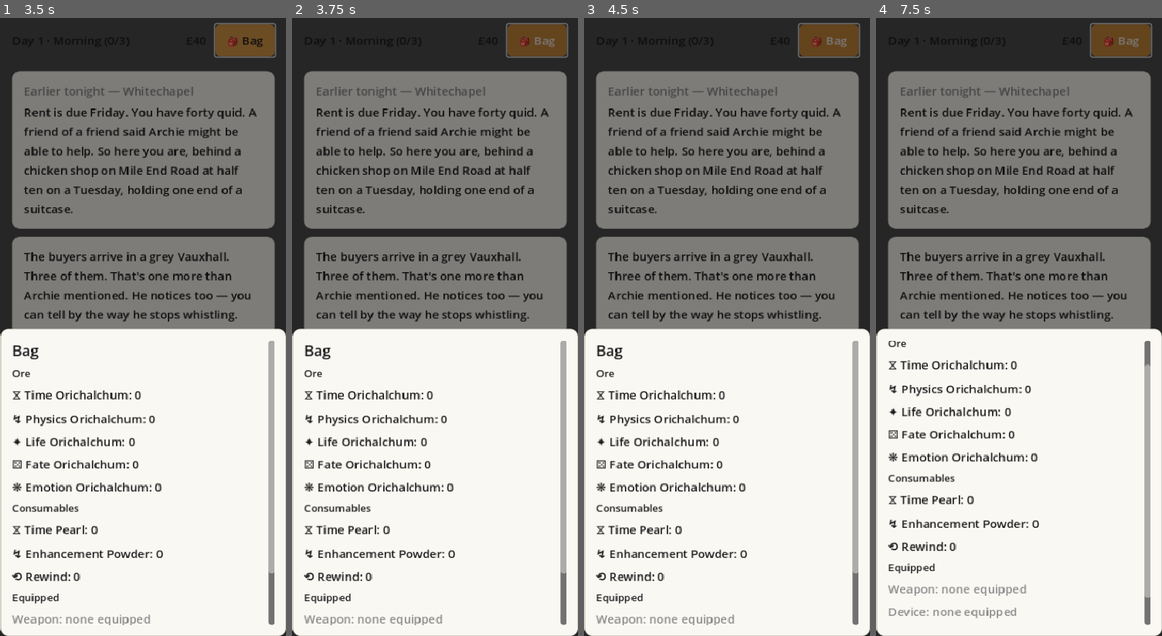
Above: before the commit, frames 1-4 (left to right).
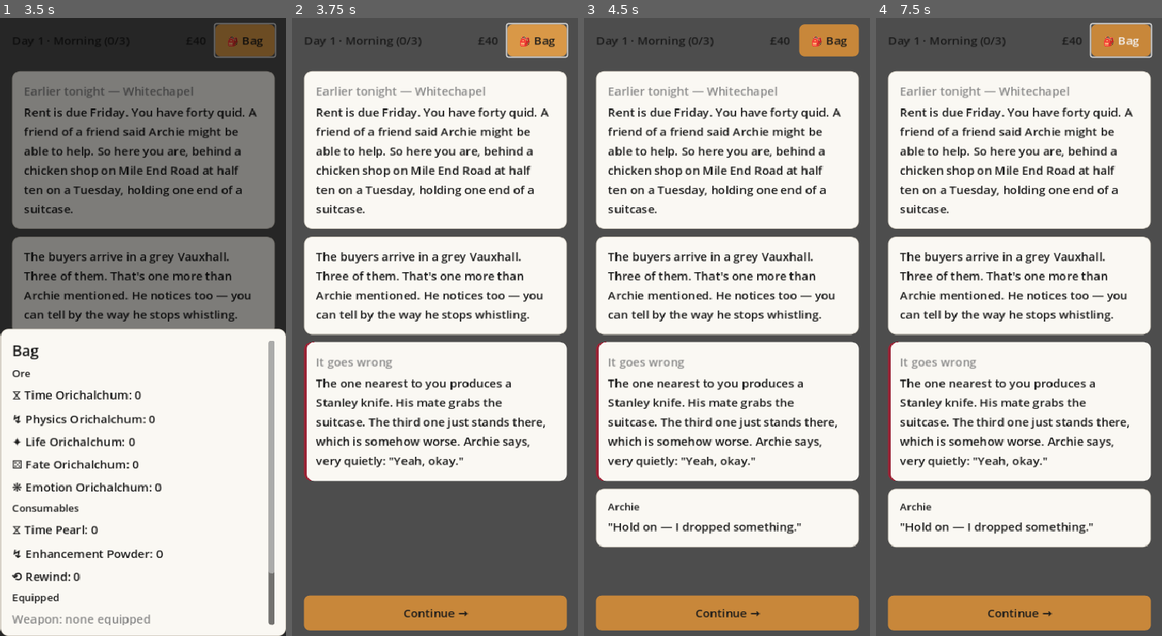
Above: after the commit, the same moments.

Repository: rdefm/veins-of-london
Game: Godot game, scene res://scenes/Main.tscn
Same seed, same stepped clock (60 frames per second), same inputs: the game is played once before the commit and once after it.
Inputs (mouse positions are in pixels of both pictures, inside the frame that each line leads up to):
- Up to frame 1 (3.5 s): click "New Game" at 0.5 s; click "Continue →" at 1.25 s; click "Continue →" at 2 s; click "🎒 Bag" at 2.75 s
- Up to frame 2 (3.75 s): click "🎒 Bag" at 3.5 s
- Up to frame 3 (4.5 s): click "Continue →" at 4.25 s
- Up to frame 4 (7.5 s): click "🎒 Bag" at 5 s; tap Enter at 5.75, 7.25 s; drag from (1019, 327) to (1047, 191) at 5.77 s; tap Space at 6.5 s; drag from (1019, 481) to (1004, 450) at 6.52 s; move the mouse to (1047, 191) at 7.27 s; click (1047, 191) at 7.42 s

Frame 1 is identical in both runs. In frame 2, 82% of the frame differs, in the area x 0-100%, y 0-100%; in frame 3, 75%; in frame 4, 76%.

Commit message:
0-bugfixes-12: close modals and Bag drawer on tap outside
_dim ColorRect in ModalLayer/BagDrawer was STOP-filtered with no
gui_input handler, silently swallowing outside taps and leaving the
only exit an explicit Close/Cancel/Decline button. Wires _dim.gui_input
to close on press, same pattern as map_controls.gd's filter drawer.
sell_menu, james_job_offer, and sale_result run their own Close/Cancel/
Decline button's side effect (clear sell state, decline job, nav home)
rather than a bare Modal.close(), so outside-tap never leaves state
half-applied.

Co-Authored-By: Claude Sonnet 5 <noreply@anthropic.com>
Claude-Session: https://claude.ai/code/session_01BUwqvnN5Zu1Hkzu1DkCAmE

Diff:
--- a/scenes/components/bag_drawer.gd
+++ b/scenes/components/bag_drawer.gd
@@ -31,6 +31,10 @@
 	_dim.color = Color(0, 0, 0, 0.5)
 	UI.anchor_full_rect(_dim)
 	_dim.mouse_filter = Control.MOUSE_FILTER_STOP
+	# Ticket 12: without this, STOP just swallows the tap silently, leaving
+	# scrolling to the explicit Close button as the only way out. Same
+	# pattern as map_controls.gd's filter drawer.
+	_dim.gui_input.connect(_on_dim_gui_input)
 	add_child(_dim)
 
 	var card := PanelContainer.new()
@@ -54,6 +58,11 @@
 
 	EventBus.state_changed.connect(_refresh)
 	_refresh()
+
+
+func _on_dim_gui_input(event: InputEvent) -> void:
+	if (event is InputEventMouseButton or event is InputEventScreenTouch) and event.pressed:
+		Bag.close()
 
 
 func _refresh() -> void:
--- a/scenes/components/modal_layer.gd
+++ b/scenes/components/modal_layer.gd
@@ -37,6 +37,10 @@
 	_dim.color = Color(0, 0, 0, 0.5)
 	UI.anchor_full_rect(_dim)
 	_dim.mouse_filter = Control.MOUSE_FILTER_STOP
+	# Ticket 12: without this, STOP just swallows the tap silently, leaving
+	# scrolling to an explicit Close/Cancel/Decline button as the only way
+	# out. Same pattern as map_controls.gd's filter drawer.
+	_dim.gui_input.connect(_on_dim_gui_input)
 	add_child(_dim)
 
 	_card = PanelContainer.new()
@@ -58,6 +62,35 @@
 
 	EventBus.state_changed.connect(_refresh)
 	_refresh()
+
+
+func _on_dim_gui_input(event: InputEvent) -> void:
+	if (event is InputEventMouseButton or event is InputEventScreenTouch) and event.pressed:
+		_dismiss_modal()
+
+
+# Ticket 12: tapping outside must run the same side effect as the modal's
+# own Close/Cancel/Decline button, not a bare Modal.close() that leaves
+# state half-applied — sell_menu's sellState selections, james_job_offer's
+# job-decline bookkeeping, and sale_result's return-to-home nav all need
+# that. Every other modal's own close button is a bare Modal.close() with no
+# side effect (checked against the full match in _build_modal_content()
+# above), so they fall through to the default. james_job_offer's Accept
+# isn't included here: it's a positive action, not the modal's dismiss path,
+# so outside-tap must not run it.
+func _dismiss_modal() -> void:
+	var modal = GameState.state["modal"]
+	if modal == null:
+		return
+	match modal.get("type", ""):
+		"sell_menu":
+			_on_sell_menu_cancel()
+		"james_job_offer":
+			_on_job_decline()
+		"sale_result":
+			_on_sale_result_close()
+		_:
+			Modal.close()
 
 
 func _refresh() -> void:
--- /dev/null
+++ b/tests/test_bag_drawer.gd
@@ -0,0 +1,43 @@
+extends "res://tests/test_base.gd"
+
+# Ticket 12: tapping outside the Bag drawer (_dim's gui_input) must close it,
+# same as its own Close button — which is a bare Bag.close() with no other
+# side effect (unlike sell_menu/james_job_offer in ModalLayer).
+#
+# BagDrawer.new() is safe to call _ready() on directly without adding it to
+# a live scene tree, same reasoning tests/test_map_controls.gd already
+# relies on for MapControls.
+
+
+func run() -> void:
+	run_case("tap_outside_the_open_bag_drawer_closes_it", func():
+		GameState.reset()
+		Bag.open()
+
+		var drawer := BagDrawer.new()
+		drawer._ready()
+
+		var tap := InputEventScreenTouch.new()
+		tap.pressed = true
+		drawer._on_dim_gui_input(tap)
+
+		assert_eq(GameState.state["bagDrawerOpen"], false, "outside tap closes the drawer")
+
+		drawer.free()
+	)
+
+	run_case("non_press_input_on_the_dim_does_not_close_the_drawer", func():
+		GameState.reset()
+		Bag.open()
+
+		var drawer := BagDrawer.new()
+		drawer._ready()
+
+		var release := InputEventScreenTouch.new()
+		release.pressed = false
+		drawer._on_dim_gui_input(release)
+
+		assert_eq(GameState.state["bagDrawerOpen"], true, "a release event doesn't dismiss the drawer")
+
+		drawer.free()
+	)
--- /dev/null
+++ b/tests/test_modal_layer.gd
@@ -0,0 +1,96 @@
+extends "res://tests/test_base.gd"
+
+# Ticket 12: tapping outside a modal (_dim's gui_input) must close it,
+# running the same side effect as that modal's own Close/Cancel/Decline
+# button — not a bare Modal.close() that would leave sellState half-applied
+# or skip james_job_offer's Jobs.decline_job() bookkeeping.
+#
+# ModalLayer.new() is safe to call _ready() on directly without adding it to
+# a live scene tree, same reasoning tests/test_map_controls.gd already
+# relies on for MapControls: nothing _ready() touches (UI.*, EventBus,
+# GameState) depends on get_tree()/get_viewport() having run.
+
+
+func _synthetic_tap() -> InputEventScreenTouch:
+	var event := InputEventScreenTouch.new()
+	event.pressed = true
+	return event
+
+
+func run() -> void:
+	run_case("tap_outside_a_no_side_effect_modal_just_closes_it", func():
+		GameState.reset()
+		Modal.open("seed_result", { "success": true, "oreType": "time" })
+
+		var layer := ModalLayer.new()
+		layer._ready()
+		layer._on_dim_gui_input(_synthetic_tap())
+
+		assert_eq(GameState.state["modal"], null, "outside tap closes the modal")
+
+		layer.free()
+	)
+
+	run_case("tap_outside_sell_menu_clears_sell_state_same_as_cancel", func():
+		GameState.reset()
+		GameState.state["sellState"] = { "ore_time": 2 }
+		Modal.open("sell_menu")
+
+		var layer := ModalLayer.new()
+		layer._ready()
+		layer._on_dim_gui_input(_synthetic_tap())
+
+		assert_eq(GameState.state["modal"], null, "outside tap closes sell_menu")
+		assert_eq(GameState.state["sellState"], {}, "sellState is cleared, same as tapping Cancel")
+
+		layer.free()
+	)
+
+	run_case("tap_outside_james_job_offer_declines_the_job_same_as_decline", func():
+		GameState.reset()
+		var job := { "recipeKey": "timePearl", "recipeName": "Time Pearl", "symbol": "⧖", "qty": 2, "payPerItem": 10, "totalPay": 20 }
+		GameState.state["jamesJob"] = job
+		GameState.state["flags"]["jamesJobActive"] = true
+		Modal.open("james_job_offer", { "job": job })
+
+		var layer := ModalLayer.new()
+		layer._ready()
+		layer._on_dim_gui_input(_synthetic_tap())
+
+		assert_eq(GameState.state["modal"], null, "outside tap closes james_job_offer")
+		assert_eq(GameState.state["flags"]["jamesJobActive"], false, "declining clears jamesJobActive, same as tapping Decline")
+		assert_eq(GameState.state["jamesJob"], null, "declining clears jamesJob, same as tapping Decline")
+
+		layer.free()
+	)
+
+	run_case("tap_outside_sale_result_navigates_home_same_as_back_to_it", func():
+		GameState.reset()
+		Nav.go_to("home_2")
+		Modal.open("sale_result", { "mugged": false, "earned": 40 })
+
+		var layer := ModalLayer.new()
+		layer._ready()
+		layer._on_dim_gui_input(_synthetic_tap())
+
+		assert_eq(GameState.state["modal"], null, "outside tap closes sale_result")
+		assert_eq(GameState.state["currentScreen"], "home", "outside tap navs home, same as tapping Back to it")
+
+		layer.free()
+	)
+
+	run_case("non_press_input_on_the_dim_does_not_close_the_modal", func():
+		GameState.reset()
+		Modal.open("seed_result", { "success": true, "oreType": "time" })
+
+		var layer := ModalLayer.new()
+		layer._ready()
+
+		var release := InputEventScreenTouch.new()
+		release.pressed = false
+		layer._on_dim_gui_input(release)
+
+		assert_eq(GameState.state["modal"]["type"], "seed_result", "a release event doesn't dismiss the modal")
+
+		layer.free()
+	)
Not shown, added: .scratch/0-bugfixes/issues/12-modals-dont-close-on-tap-outside_COMPLETED.md
